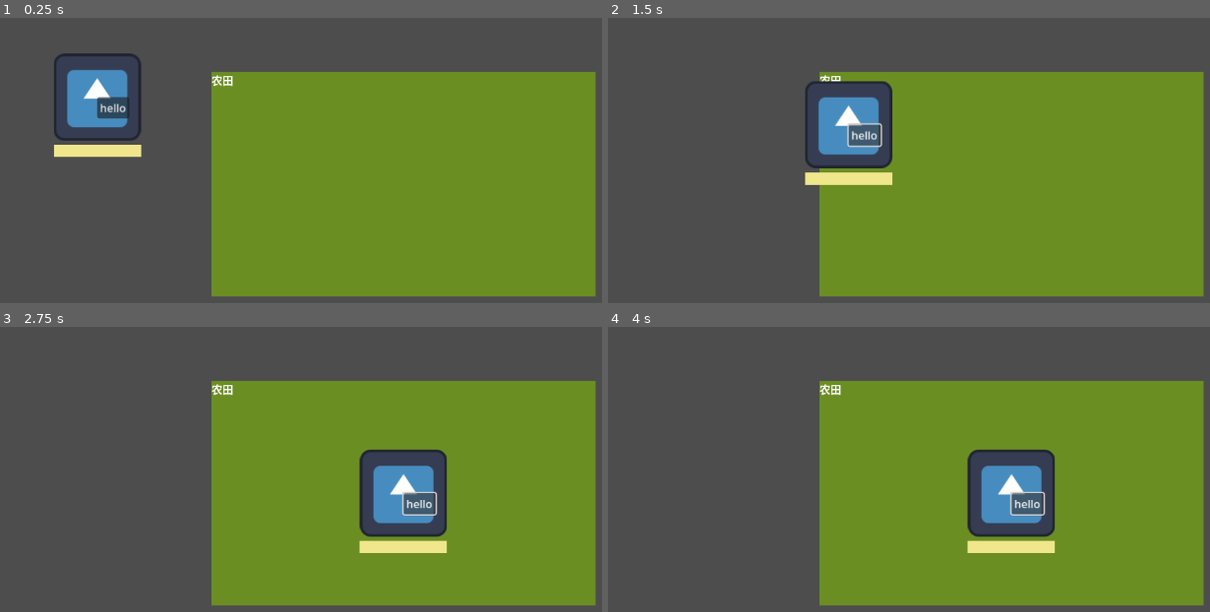
Above: before the commit, frames 1-4 (two rows, left to right).
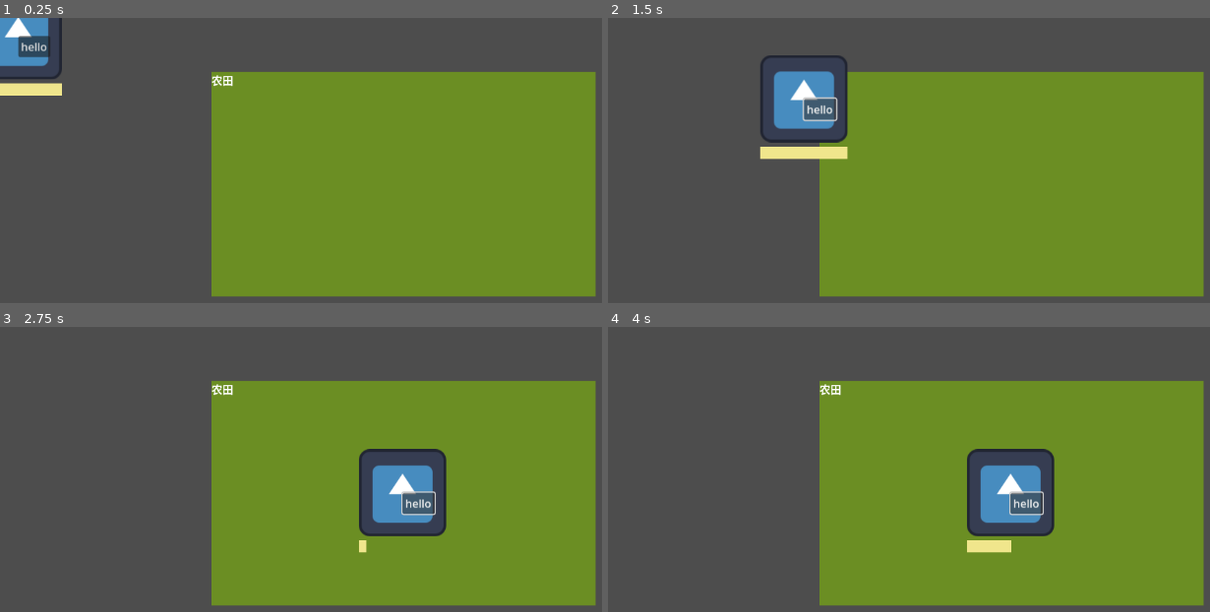
Above: after the commit, the same moments.

Repository: picasso250/marketworld
Game: Godot game, scene res://main.tscn
The game is run twice, just before and just after one commit, with the same random seed, the same clock (stepped at 60 frames per second) and the same inputs. The engine's default icon, where the game draws it, is replaced by a stand-in: a white triangle on a blue panel in a dark square.
Inputs:
- Up to frame 1 (0.25 s): no input
- Up to frame 2 (1.5 s): click "hello" at 0.5 s; click "hello" at 1.25 s
- Up to frame 3 (2.75 s): click "hello" at 2 s
- Up to frame 4 (4 s): tap Enter at 2.75 s

The runs differ from the first frame. In frame 1, 5.3% of the frame differs, in the area x 0-24%, y 0-49%; in frame 2, 6.8%, in the area x 25-48%, y 13-59%; in frame 3, 1.2%; in frame 4, 1.0%.

Commit message:
到了就干活

Diff:
--- a/farmland.gd
+++ b/farmland.gd
@@ -8,6 +8,8 @@
 
 # 标记农田是否已经成熟
 var is_mature = false
+
+var task_duration = 3
 
 
 # Called every frame. 'delta' is the elapsed time since the previous frame.
--- a/main.tscn
+++ b/main.tscn
@@ -22,7 +22,7 @@
 maturity_interval = 1
 
 [node name="Pawn" parent="." instance=ExtResource("2_rkcax")]
-position = Vector2(207, 169)
+position = Vector2(86, 85)
 move_speed = 333.0
 
 [connection signal="debug_button_pressed" from="Pawn" to="." method="_on_pawn_debug_button_pressed"]
--- a/pawn.gd
+++ b/pawn.gd
@@ -9,8 +9,8 @@
 var _is_progressing: bool = false
 var _current_target_position: Vector2 = Vector2.ZERO
 var _task_type: String = ""
-var _task_speed: float = 100.0  # Adjust the speed as needed.
 @export var move_speed: float = 100.0  # Speed at which the pawn moves towards the target.
+var _task_target: Node = null  # New variable to store the task target.
 
 func _ready():
 	var progress_bar = get_node(progress_bar_node) as ColorRect
@@ -44,6 +44,15 @@
 	if not _is_progressing:
 		# Move towards target if a target is set.
 		move_towards_target(delta)
+
+		# Check if the target has been reached and start the progress bar growth.
+		if has_reached_target() and _task_target != null:
+			# Assuming that the task target has a method to get the task duration,
+			# for example `get_task_duration()` which should return the task's duration.
+			var task_duration = _task_target.get("task_duration")  # Replace with the actual property or method to get the duration.
+			if task_duration > 0.0:
+				start_progress_bar_growth(task_duration)
+
 		return
 
 	_elapsed_time += delta
@@ -56,9 +65,11 @@
 	if _progress >= 1.0:
 		_is_progressing = false
 
-# Function to set the current task with a target and type, and move towards the target.
+
+# Updated function to set the current task with a target, type, and task_target.
 func set_current_task(target: Node, task_type: String) -> void:
 	_task_type = task_type
+	_task_target = target  # Set the task target.
 	set_target_position(target.get_center_position())
 
 	# Print the task type.
